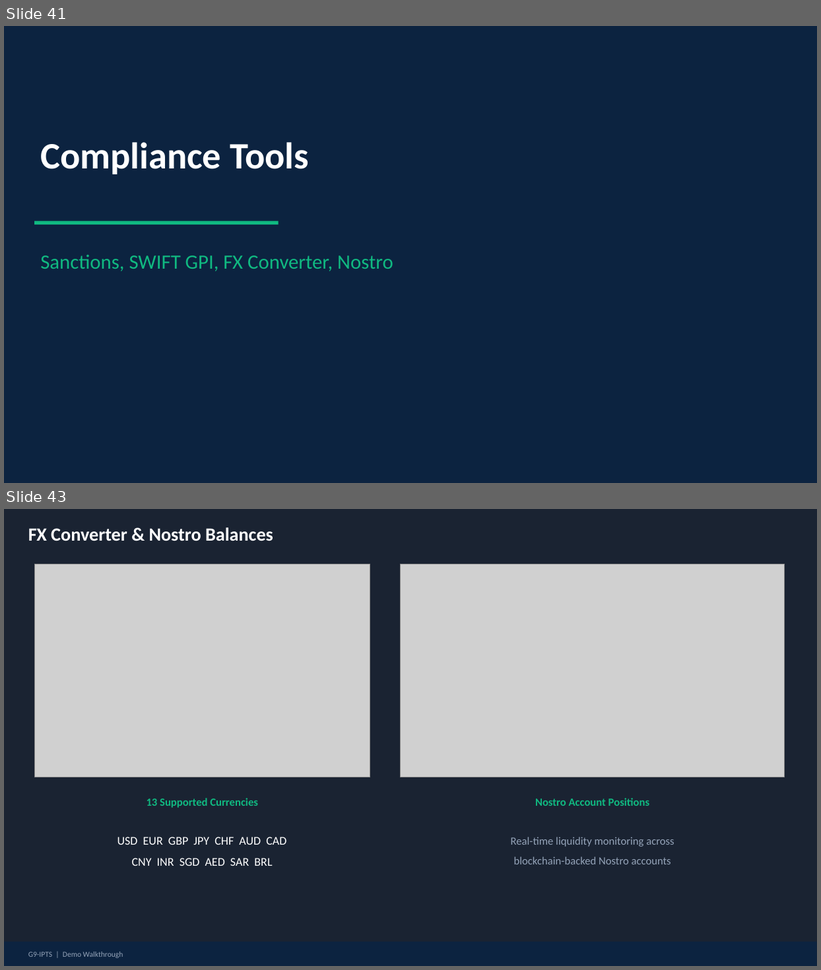
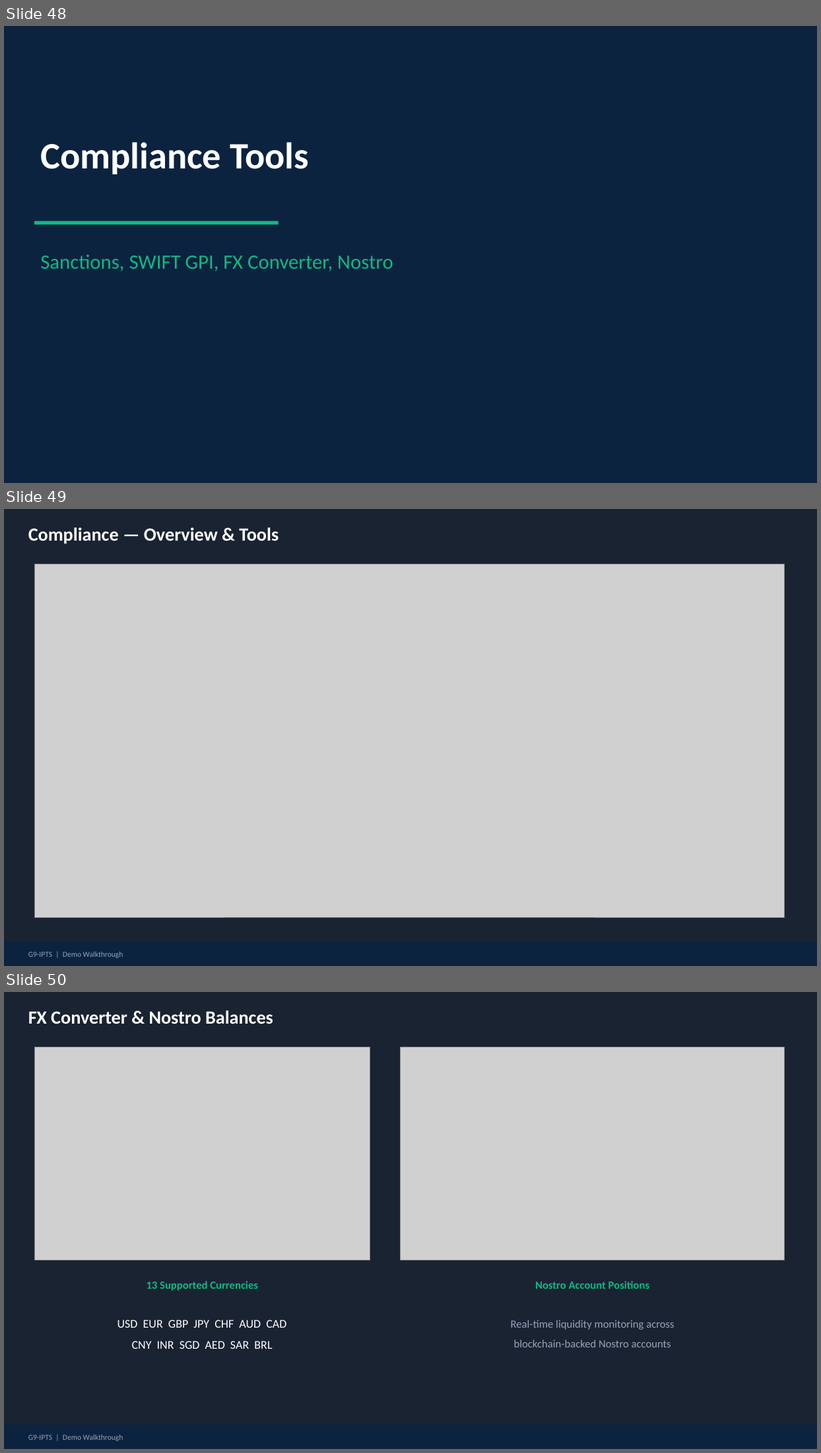
Before and after one commit to mohammedidriss/G9-IPTS, a slide deck: docs/G9-IPTS_Demo_Walkthrough.pptx. Shown one above the other, each under a label of ours: slides 41 and 43 before the commit, slides 48, 49 and 50 after it; the slides between them are not shown. The pictures are 821x970 and 821x1453 pixels, drawn with LibreOffice and Linux fonts; fonts in the diff are those of the drawing; grey boxes stand for pictures. Boxes give left, top, right and bottom in pixels: in the first picture for what was removed or moved away, otherwise in the second. Text is boxed around its words. In the diff, an @@ line names an element or a change of style, - is before the commit and + after.

```diff
--- a/docs/G9-IPTS_Demo_Walkthrough.pptx
+++ b/docs/G9-IPTS_Demo_Walkthrough.pptx
@@ slide 49 added at [4,509,817,966], background #1A2332; not listed: 2 template elements that a slide beside it also shows @@
@@ text added at [28,527,279,544], 22 pt, text #FFFFFF, bold @@
+Compliance — Overview & Tools
@@ picture added at [34,564,785,918] @@
@@ what was slide 41 is now slide 48 @@
@@ what was slide 43 is now slide 50 @@
```
Also in this commit, not shown: 6 slides changed, 9 other slides added, 2 slides removed, 37 other files.
